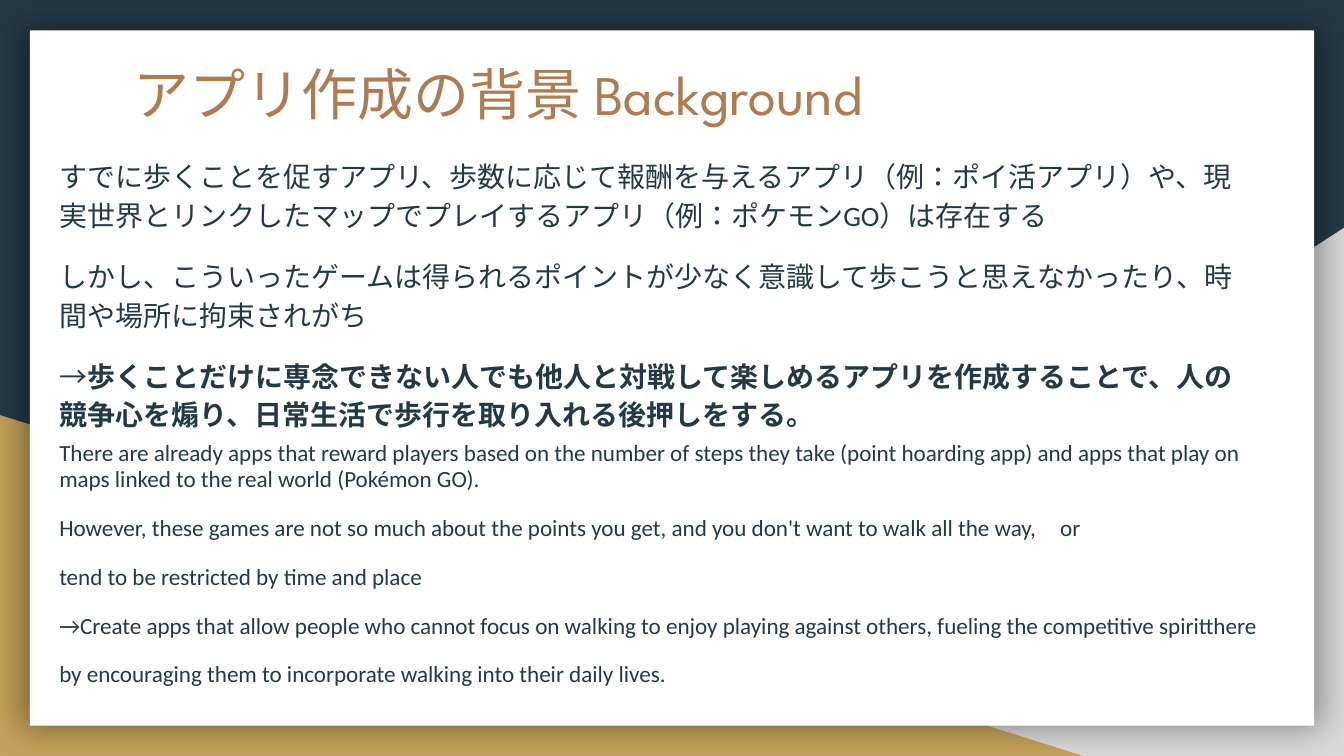
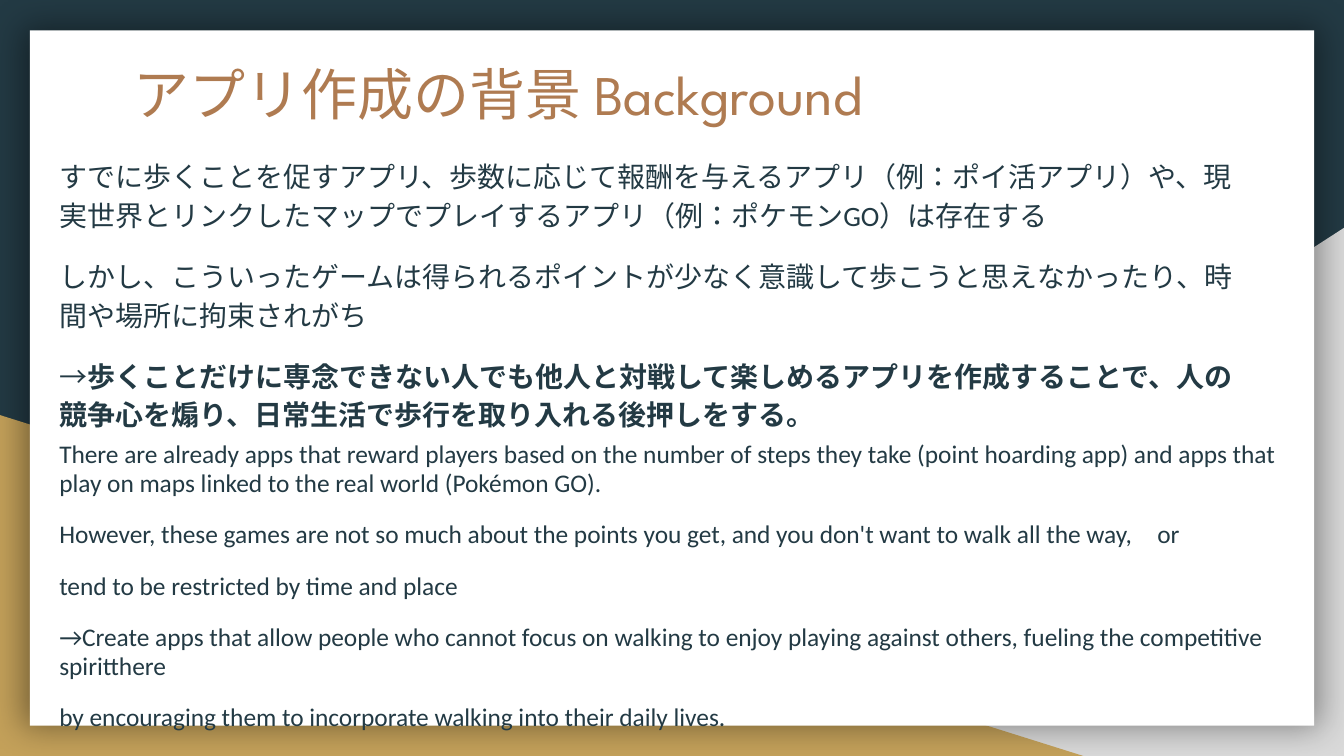
Before and after one commit to akimoto834/portfolio, a slide deck: slide 3 of 実習Group4_0521最終発表.pptx. Drawn at 1344x756 pixels with LibreOffice and Linux fonts; fonts in the diff are those of the drawing. Boxes give left, top, right and bottom in pixels: in the first picture for what was removed or moved away, otherwise in the second. Text is boxed around its words. In the diff, an @@ line names an element or a change of style, - is before the commit and + after.

```diff
--- a/実習Group4_0521最終発表.pptx
+++ b/実習Group4_0521最終発表.pptx
@@ text "There are already apps that ..." at <box>59,444,1275,733</box>: size 12.4 to 13.6 pt @@
```
Also in this commit, not shown: 4 other slides changed, 5 slides removed, 3 other files.
